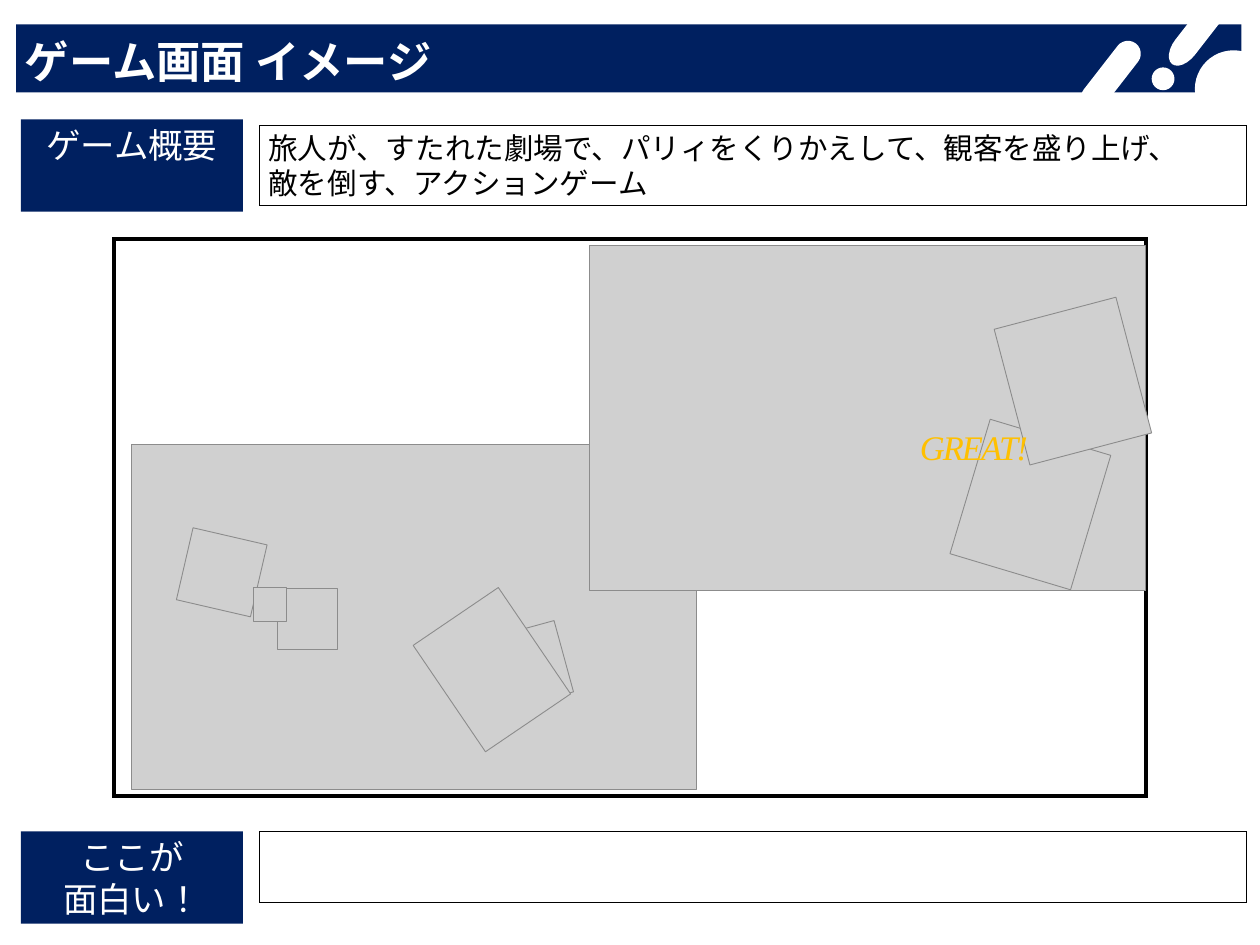
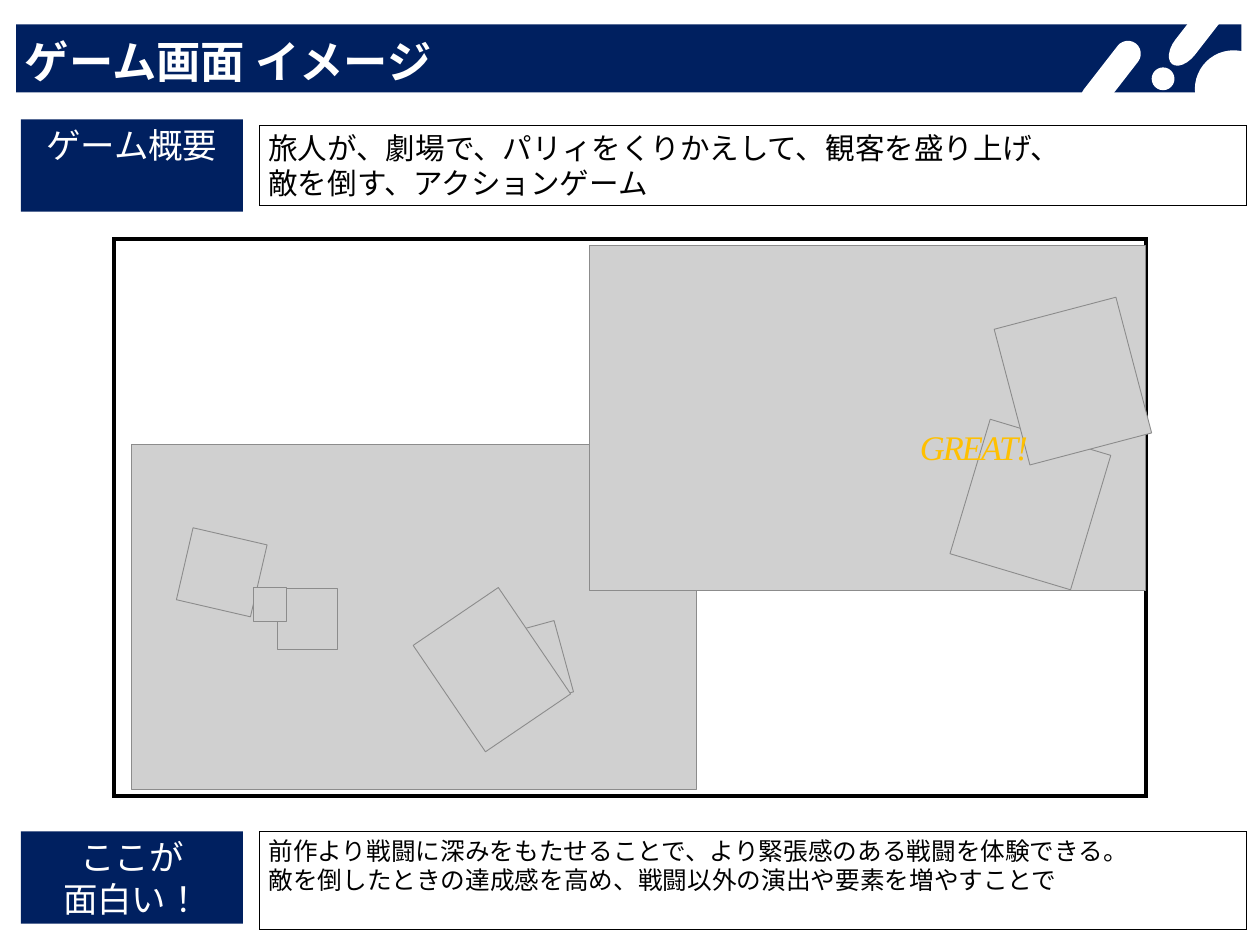
Before and after one commit to KY0614/ENDLESS_ENCORE, a slide deck: slide 2 of 概要/ゲーム概要書V2_4GA4_善原敬子.pptx. Drawn at 1260x945 pixels with LibreOffice and Linux fonts; fonts in the diff are those of the drawing; grey boxes stand for pictures. Boxes give left, top, right and bottom in pixels: in the first picture for what was removed or moved away, otherwise in the second. Text is boxed around its words. In the diff, an @@ line names an element or a change of style, - is before the commit and + after.

Commit message:
[add]Cameraにバックスタブから追従モードへ切り替わるためのモード追加 #refs イージングを使ってバックスタブと追従に戻るときのカメラ移動を滑らかにした。プレイヤーがバックスタブを行ったらカメラモードを変更。敵のバックスタブアニメーションが終わったらカメラを追従へ戻すモードへ変更。
[add]仕様書、使用フォーマット追加。ゲーム概要書にページ追加。ガントチャート更新
#refs ゲーム概要書には個人目標ページを追加。仕様フォーマットに現在の開発ゲームの内容を記入。

```diff
--- a/概要/ゲーム概要書V2_4GA4_善原敬子.pptx
+++ b/概要/ゲーム概要書V2_4GA4_善原敬子.pptx
@@ text in rectangle at (x1=268, y1=134, x2=1059, y2=162): text changed @@
-旅人が、すたれた劇場で、パリィをくりかえして、観客を盛り上げ、
+旅人が、劇場で、パリィをくりかえして、観客を盛り上げ、
@@ rectangle "前作より戦闘に深みをもたせることで、より緊張感のある戦闘を体験できる。" resized from (x1=260, y1=831, x2=1247, y2=903) to (x1=260, y1=831, x2=1247, y2=929) @@
@@ text in rectangle at (x1=268, y1=839, x2=1128, y2=891): text added @@
+前作より戦闘に深みをもたせることで、より緊張感のある戦闘を体験できる。
+敵を倒したときの達成感を高め、戦闘以外の演出や要素を増やすことで
```
Also in this commit, not shown: 2 other slides changed, 1 slide added, 13 other files.
